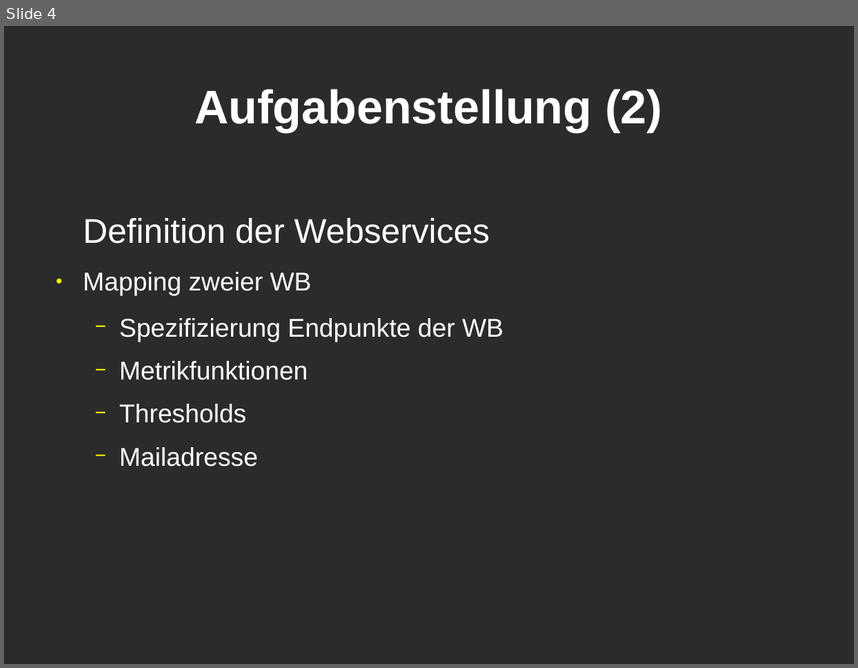
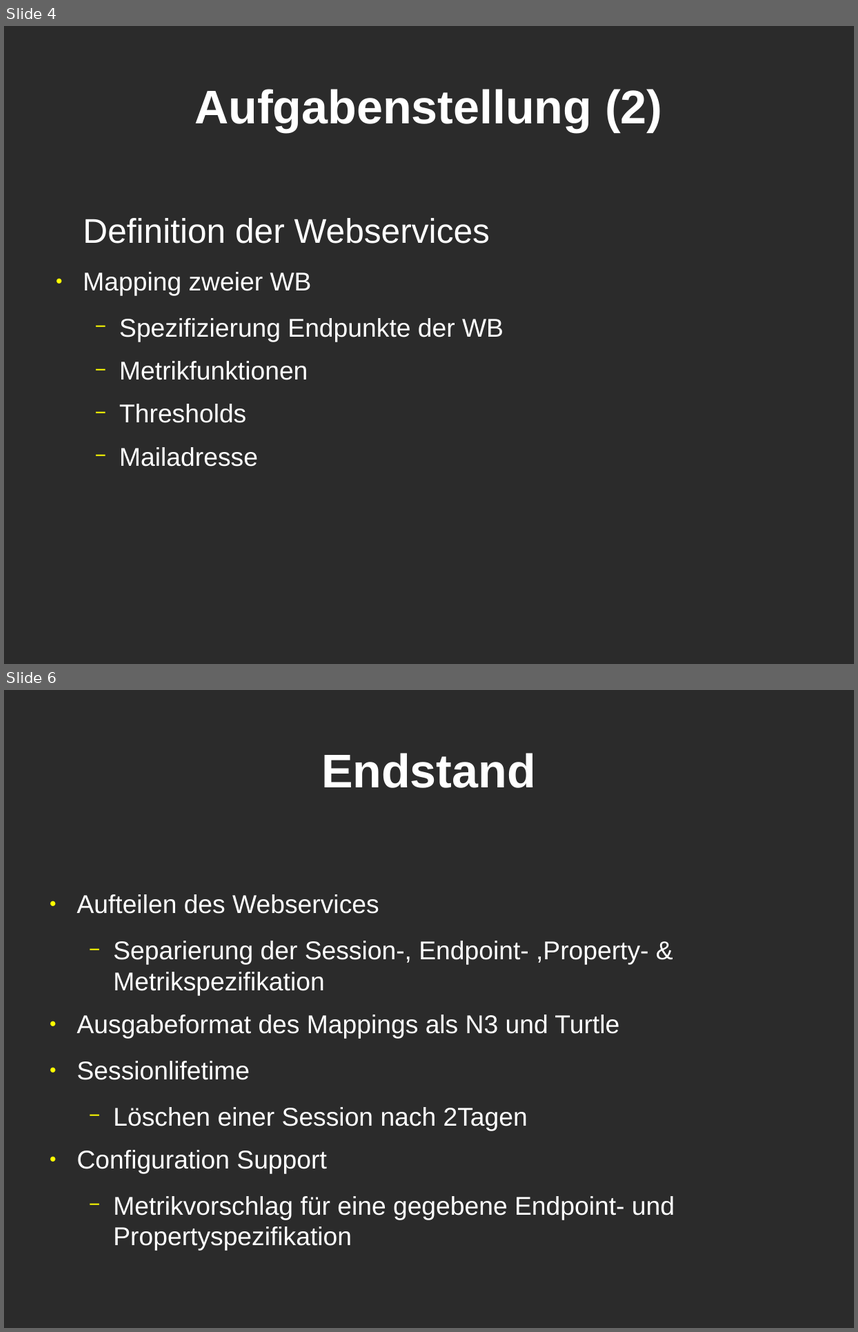
Before and after one commit to KLyko/LimesWebService, a slide deck: doc/overview_08-05-12/presentation.odp. Shown one above the other, each under a label of ours: slide 4 before the commit, slides 4 and 6 after it; the slides between them are not shown. The pictures are 858x668 and 858x1332 pixels, drawn with LibreOffice and Linux fonts; fonts in the diff are those of the drawing; background and template pictures are left out; a plain dark background stands for a picture behind light text. Boxes give left, top, right and bottom in pixels: in the first picture for what was removed or moved away, otherwise in the second. Text is boxed around its words. In the diff, an @@ line names an element or a change of style, - is before the commit and + after.

```diff
--- a/doc/overview_08-05-12/presentation.odp
+++ b/doc/overview_08-05-12/presentation.odp
@@ slide 6 added at <box>4,690,854,1328</box>, background picture (left out) @@
@@ title added at <box>321,753,536,788</box>, 44 pt, text #FFFFFF, bold @@
+Endstand
@@ text added at <box>77,894,675,1250</box>, 24 pt, text #FFFFFF @@
+● Aufteilen des Webservices
+  − Separierung der Session-, Endpoint- ,Property- & Metrikspezifikation
+● Ausgabeformat des Mappings als N3 und Turtle
+● Sessionlifetime
+  − Löschen einer Session nach 2Tagen
+● Configuration Support
+  − Metrikvorschlag für eine gegebene Endpoint- und Propertyspezifikation
```
Also in this commit, not shown: 2 slides changed, 3 other slides added, 2 slides removed.
